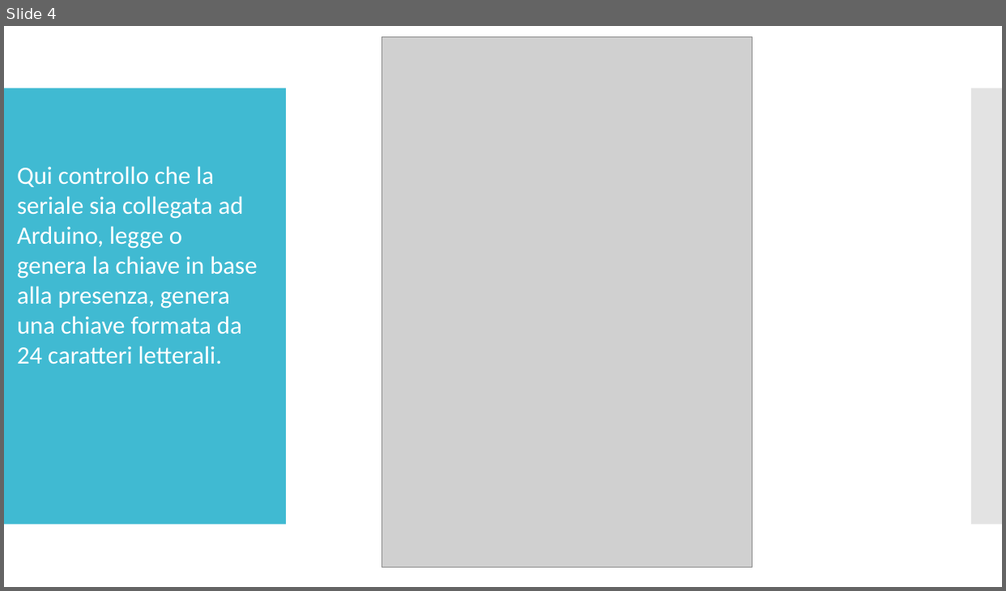
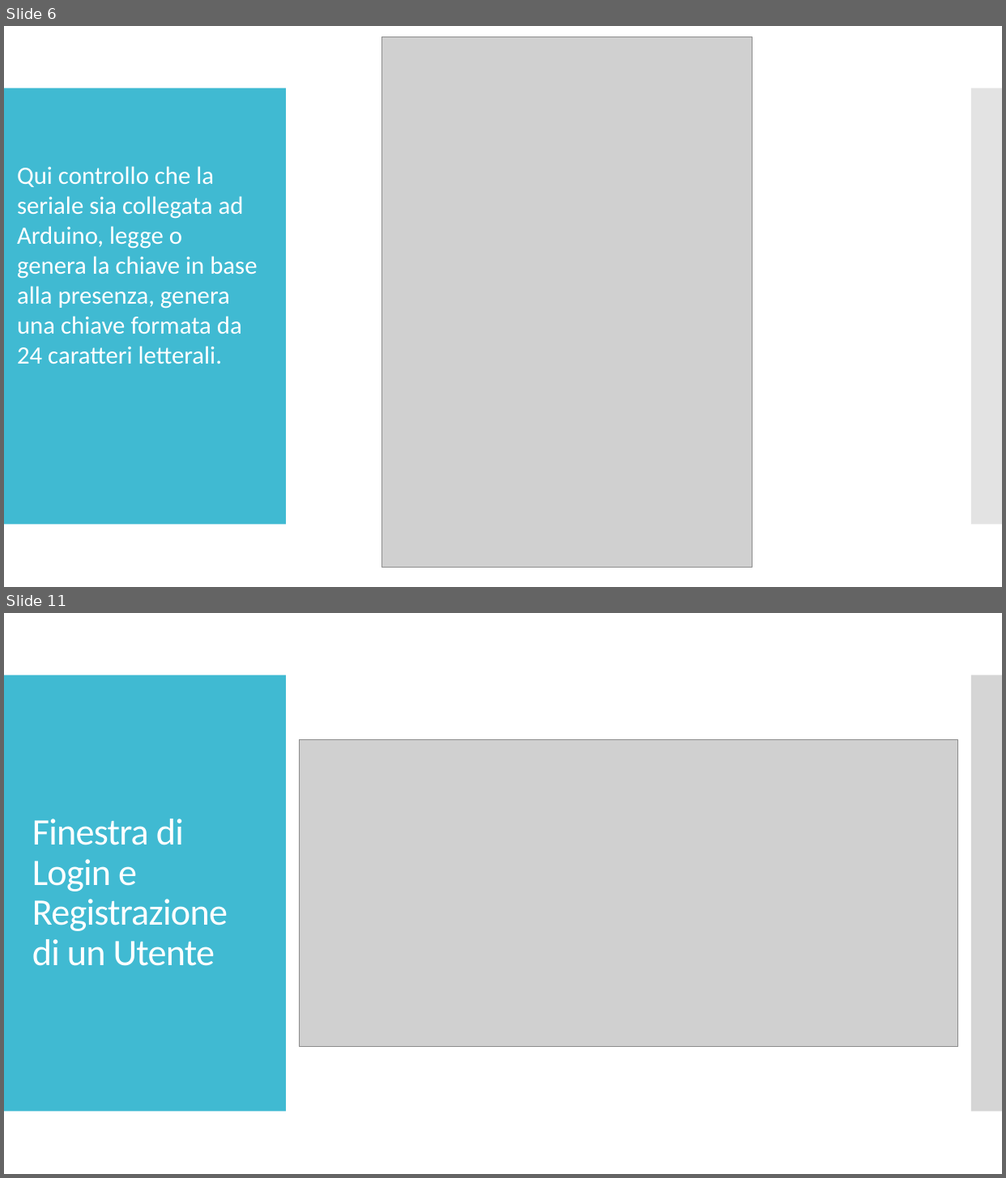
Before and after one commit to GerosaSimone/progetto, a slide deck: sito/powerpoint.pptx. Shown one above the other, each under a label of ours: slide 4 before the commit, slides 6 and 11 after it; the slides between them are not shown. The pictures are 1006x591 and 1006x1178 pixels, drawn with LibreOffice and Linux fonts; fonts in the diff are those of the drawing; grey boxes stand for pictures. Boxes give left, top, right and bottom in pixels: in the first picture for what was removed or moved away, otherwise in the second. Text is boxed around its words. In the diff, an @@ line names an element or a change of style, - is before the commit and + after.

```diff
--- a/sito/powerpoint.pptx
+++ b/sito/powerpoint.pptx
@@ slide 11 added at (4,613,1002,1174), background #FFFFFF @@
@@ rectangle added at (4,675,286,1112), fill #40BAD2 @@
@@ rectangle added at (971,675,1002,1112), fill #C8C8C8 at 50% opacity @@
@@ rectangle added at (971,675,1002,1112), fill #C8C8C8 at 50% opacity @@
@@ picture added at (300,740,958,1046) @@
@@ title added at (32,819,228,966), 36 pt, text #FFFFFF @@
+Finestra di Login e Registrazione di un Utente
@@ what was slide 4 is now slide 6 @@
```
Also in this commit, not shown: 9 other slides added.
